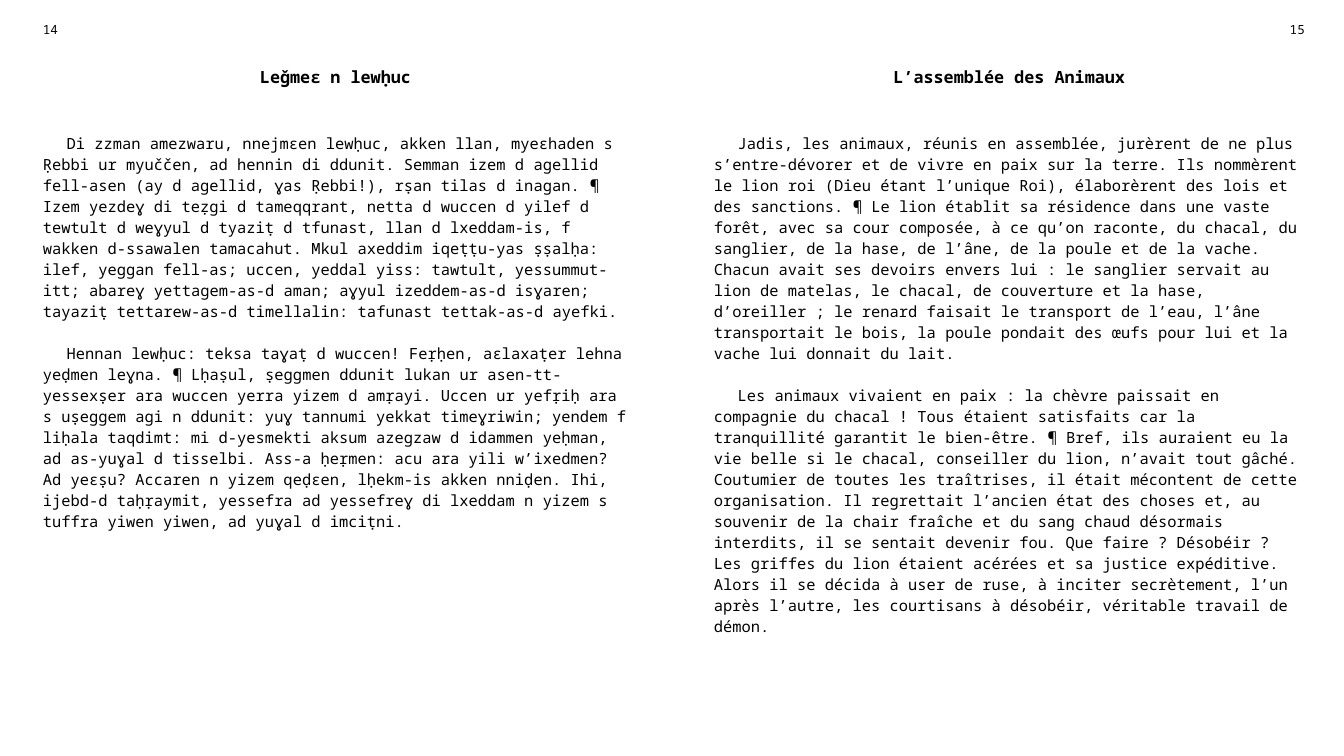
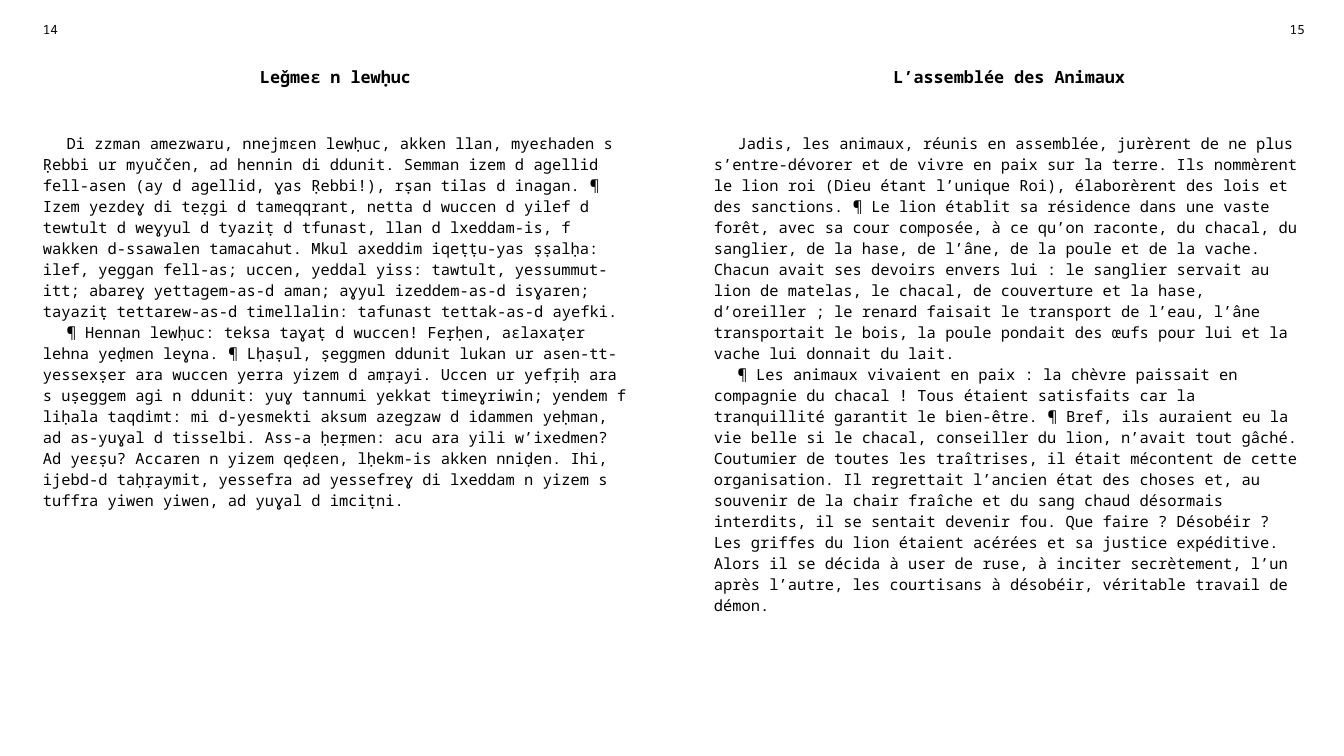
Before and after one commit to sferhah/tamacahut_n_wuccen, a slide deck: slide 3 of Uccen.ConsoleApp/uccen.pptx. Drawn at 1344x756 pixels with LibreOffice and Linux fonts; fonts in the diff are those of the drawing. Boxes give left, top, right and bottom in pixels: in the first picture for what was removed or moved away, otherwise in the second. Text is boxed around its words. In the diff, an @@ line names an element or a change of style, - is before the commit and + after.

```diff
--- a/Uccen.ConsoleApp/uccen.pptx
+++ b/Uccen.ConsoleApp/uccen.pptx
@@ table at box(32, 16, 1315, 718) @@
-row 3, column 1: Di zzman amezwaru, nnejmɛen lewḥuc, akken llan, myeɛhaden s Ṛebbi ur myuččen, ad hennin di ddunit. Semman izem d agellid fell-asen (ay d agellid, ɣas Ṛebbi!), rṣan tilas d inagan. ¶ Izem yezdeɣ di teẓgi d tameqqrant, netta d wuccen d yilef d tewtult d weɣyul d tyaziṭ d tfunast, llan d lxeddam-is, f wakken d-ssawalen tamacahut. Mkul axeddim iqeṭṭu-yas ṣṣalḥa: ilef, yeggan fell-as; uccen, yeddal yiss: tawtult, yessummut-itt; abareɣ yettagem-as-d aman; aɣyul izeddem-as-d isɣaren; tayaziṭ tettarew-as-d timellalin: tafunast tettak-as-d ayefki. / Hennan lewḥuc: teksa taɣaṭ d wuccen! Feṛḥen, aɛlaxaṭer lehna yeḍmen leɣna. ¶ Lḥaṣul, ṣeggmen ddunit lukan ur asen-tt-yessexṣer ara wuccen yerra yizem d amṛayi. Uccen ur yefṛiḥ ara s uṣeggem agi n ddunit: yuɣ tannumi yekkat timeɣriwin; yendem f liḥala taqdimt: mi d-yesmekti aksum azegzaw d idammen yeḥman, ad as-yuɣal d tisselbi. Ass-a ḥeṛmen: acu ara yili w’ixedmen? Ad yeɛṣu? Accaren n yizem qeḍɛen, lḥekm-is akken nniḍen. Ihi, ijebd-d taḥṛaymit, yessefra ad yessefreɣ di lxeddam n yizem s tuffra yiwen yiwen, ad yuɣal d imciṭni.
+row 3, column 1: Di zzman amezwaru, nnejmɛen lewḥuc, akken llan, myeɛhaden s Ṛebbi ur myuččen, ad hennin di ddunit. Semman izem d agellid fell-asen (ay d agellid, ɣas Ṛebbi!), rṣan tilas d inagan. ¶ Izem yezdeɣ di teẓgi d tameqqrant, netta d wuccen d yilef d tewtult d weɣyul d tyaziṭ d tfunast, llan d lxeddam-is, f wakken d-ssawalen tamacahut. Mkul axeddim iqeṭṭu-yas ṣṣalḥa: ilef, yeggan fell-as; uccen, yeddal yiss: tawtult, yessummut-itt; abareɣ yettagem-as-d aman; aɣyul izeddem-as-d isɣaren; tayaziṭ tettarew-as-d timellalin: tafunast tettak-as-d ayefki. / ¶ Hennan lewḥuc: teksa taɣaṭ d wuccen! Feṛḥen, aɛlaxaṭer lehna yeḍmen leɣna. ¶ Lḥaṣul, ṣeggmen ddunit lukan ur asen-tt-yessexṣer ara wuccen yerra yizem d amṛayi. Uccen ur yefṛiḥ ara s uṣeggem agi n ddunit: yuɣ tannumi yekkat timeɣriwin; yendem f liḥala taqdimt: mi d-yesmekti aksum azegzaw d idammen yeḥman, ad as-yuɣal d tisselbi. Ass-a ḥeṛmen: acu ara yili w’ixedmen? Ad yeɛṣu? Accaren n yizem qeḍɛen, lḥekm-is akken nniḍen. Ihi, ijebd-d taḥṛaymit, yessefra ad yessefreɣ di lxeddam n yizem s tuffra yiwen yiwen, ad yuɣal d imciṭni.
-row 3, column 3: Jadis, les animaux, réunis en assemblée, jurèrent de ne plus s’entre-dévorer et de vivre en paix sur la terre. Ils nommèrent le lion roi (Dieu étant l’unique Roi), élaborèrent des lois et des sanctions. ¶ Le lion établit sa résidence dans une vaste forêt, avec sa cour composée, à ce qu’on raconte, du chacal, du sanglier, de la hase, de l’âne, de la poule et de la vache. Chacun avait ses devoirs envers lui : le sanglier servait au lion de matelas, le chacal, de couverture et la hase, d’oreiller ; le renard faisait le transport de l’eau, l’âne transportait le bois, la poule pondait des œufs pour lui et la vache lui donnait du lait. / Les animaux vivaient en paix : la chèvre paissait en compagnie du chacal ! Tous étaient satisfaits car la tranquillité garantit le bien-être. ¶ Bref, ils auraient eu la vie belle si le chacal, conseiller du lion, n’avait tout gâché. Coutumier de toutes les traîtrises, il était mécontent de cette organisation. Il regrettait l’ancien état des choses et, au souvenir de la chair fraîche et du sang chaud désormais interdits, il se sentait devenir fou. Que faire ? Désobéir ? Les griffes du lion étaient acérées et sa justice expéditive. Alors il se décida à user de ruse, à inciter secrètement, l’un après l’autre, les courtisans à désobéir, véritable travail de démon.
+row 3, column 3: Jadis, les animaux, réunis en assemblée, jurèrent de ne plus s’entre-dévorer et de vivre en paix sur la terre. Ils nommèrent le lion roi (Dieu étant l’unique Roi), élaborèrent des lois et des sanctions. ¶ Le lion établit sa résidence dans une vaste forêt, avec sa cour composée, à ce qu’on raconte, du chacal, du sanglier, de la hase, de l’âne, de la poule et de la vache. Chacun avait ses devoirs envers lui : le sanglier servait au lion de matelas, le chacal, de couverture et la hase, d’oreiller ; le renard faisait le transport de l’eau, l’âne transportait le bois, la poule pondait des œufs pour lui et la vache lui donnait du lait. / ¶ Les animaux vivaient en paix : la chèvre paissait en compagnie du chacal ! Tous étaient satisfaits car la tranquillité garantit le bien-être. ¶ Bref, ils auraient eu la vie belle si le chacal, conseiller du lion, n’avait tout gâché. Coutumier de toutes les traîtrises, il était mécontent de cette organisation. Il regrettait l’ancien état des choses et, au souvenir de la chair fraîche et du sang chaud désormais interdits, il se sentait devenir fou. Que faire ? Désobéir ? Les griffes du lion étaient acérées et sa justice expéditive. Alors il se décida à user de ruse, à inciter secrètement, l’un après l’autre, les courtisans à désobéir, véritable travail de démon.
```
Also in this commit, not shown: 20 other slides changed, 1 other file.
